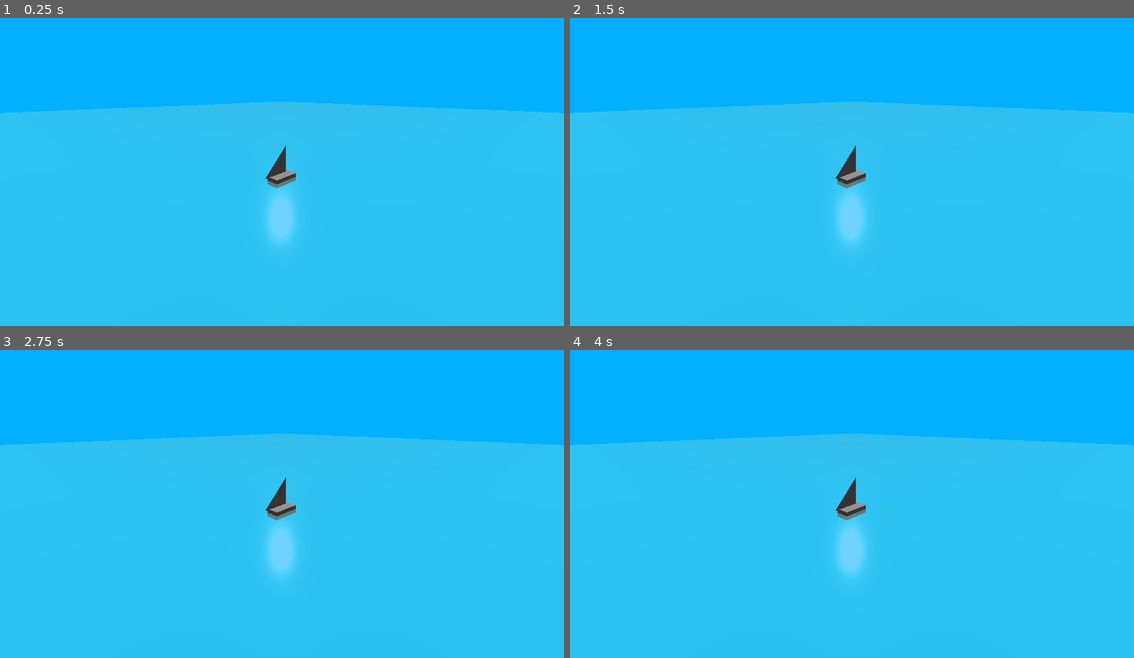
Above: before the commit, frames 1-4 (two rows, left to right).
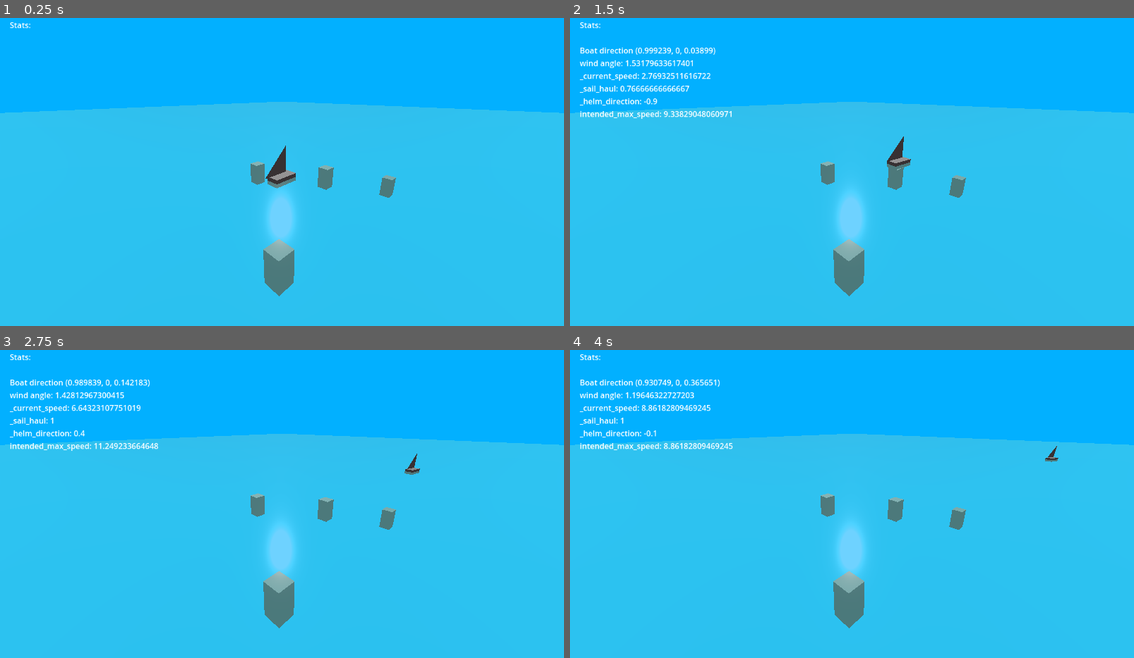
Above: after the commit, the same moments.

Repository: loiclovitana/Crapirate
Game: Godot game, scene res://src/world/map/map_1.tscn
Two runs of this game, one before a commit and one after it. Both use one fixed random seed, a clock stepped at 60 frames per second and the inputs below.
Inputs:
- Up to frame 1 (0.25 s): no input
- Up to frame 2 (1.5 s): tap Enter at 0.5 s; hold Right (p1_helm_right) 0.53-1.28 s; hold Up (p1_haul) 0.53-1.28 s; tap Down (p1_unhaul) at 0.8, 1.35 s; hold Left (p1_helm_left) from 1.28 s (still down)
- Up to frame 3 (2.75 s): tap Up (p1_haul) at 1.55 s; release Left (p1_helm_left) at 2.03 s; hold Right (p1_helm_right) from 2.03 s (still down); hold Up (p1_haul) from 2.03 s (still down); tap Down (p1_unhaul) at 2.3 s
- Up to frame 4 (4 s): release Up (p1_haul) at 2.78 s; tap Down (p1_unhaul) at 2.85, 3.8 s; tap Up (p1_haul) at 3.05 s; release Right (p1_helm_right) at 3.53 s; hold Left (p1_helm_left) from 3.53 s (still down); hold Up (p1_haul) from 3.53 s (still down)

The runs differ from the first frame. In frame 1, 1.3% of the frame differs, in the area x 1-71%, y 1-91%; in frame 2, 3.3%; in frame 3, 3.1%; in frame 4, 3.1%.
Error before the commit: Invalid access to property or key 'translation' on a base object of type 'Area3D (Boat)'. (res://src/player/boat.gd:43)

Commit message:
add stats to display

Diff:
--- a/src/player/boat.gd
+++ b/src/player/boat.gd
@@ -5,6 +5,7 @@
 const TIME_TO_HELM = 0.5
 const TIME_FOR_MAX_SPEED = 5.0
 const LIMIT_ANGLE_FULL_BACK_WIND = PI*0.9
+const TIME_TO_FULLTURN = 5.0
 
 # stats
 @export_range(1,10) var speed_stat = 5
@@ -17,6 +18,10 @@
 # state variables
 var _current_speed = 0
 
+#TODO delete
+var statsDisplayText = "Stats:"
+const UPDATE_DELTA = 1.0
+var next_display_update = UPDATE_DELTA
 
 #control_var
 var _sail_haul = 0
@@ -33,19 +38,41 @@
 
 # Called every frame. 'delta' is the elapsed time since the previous frame.
 func _process(delta):
+
+	statsDisplayText = "Stats:\n"
+	# check user control
 	_update_control(delta)
+
+	# compute speed
 	var max_possible_speed = _compute_max_possible_speed()
 	var intended_max_speed = _sail_haul*max_possible_speed
 
 	var new_speed = _compute_new_speed(delta,intended_max_speed)
 
+
+
+
 	# update position
-	self.translation += self.global_transform.basis.z * _current_speed * delta*0.5
-	self.translation += self.global_transform.basis.z * new_speed * delta*0.5
+	set_global_position(self.get_global_position()
+					+( self.global_transform.basis.x * _current_speed * delta)*0.5
+		)
+	set_global_rotation(
+		self.get_global_rotation()
+		+ Vector3(0,_helm_direction*delta/TIME_TO_FULLTURN,0)
+	)
+	set_global_position(self.get_global_position() +( self.global_transform.basis.x * new_speed * delta)*0.5 )
 
 	_current_speed=new_speed
 
-
+	# update display
+	next_display_update-= delta
+	if next_display_update<0:
+		next_display_update = UPDATE_DELTA
+		statsDisplayText += "\n\t_current_speed: "+str(_current_speed)
+		statsDisplayText += "\n\t_sail_haul: "+str(_sail_haul)
+		statsDisplayText += "\n\t_helm_direction: "+str(_helm_direction)
+		statsDisplayText += "\n\tintended_max_speed: "+str(intended_max_speed)
+		%StatsDisplay.set_text(statsDisplayText)
 
 
 # ==========================================================================================
@@ -70,9 +97,9 @@
 
 func _update_helm(delta):
 	var dir = 0;
-	if Input.is_action_pressed("p1_haul"):
+	if Input.is_action_pressed("p1_helm_left"):
 		dir=1
-	if Input.is_action_pressed("p1_unhaul"):
+	if Input.is_action_pressed("p1_helm_right"):
 		dir-=1
 	_helm_direction += dir * (delta / TIME_TO_HELM)
 	if _helm_direction>1:
@@ -84,6 +111,8 @@
 
 func _compute_max_possible_speed() -> float:
 	var boat_direction3d = self.get_global_transform().basis.x
+	statsDisplayText += "\n\tBoat direction "+str(boat_direction3d)
+
 	var boat_direction = Vector2(boat_direction3d.x,boat_direction3d.z)
 	var wind_angle = abs(boat_direction.angle_to(wind_direction))
 
@@ -91,6 +120,7 @@
 		wind_angle = LIMIT_ANGLE_FULL_BACK_WIND
 
 	var wind_power =  wind_angle*sin(wind_angle)
+	statsDisplayText+= "\n\twind angle: "+str(wind_angle)
 	return wind_power*speed_stat*wind_knot/(2*PI)
 
 func _compute_new_speed(delta,intended_max_speed):
@@ -116,3 +146,7 @@
 	var current_speed_time =  pow(2-_current_speed/intended_max_speed,3) * TIME_FOR_MAX_SPEED
 	var new_speed_time = current_speed_time+delta
 	var new_speed = intended_max_speed*(2 - pow(new_speed_time/TIME_FOR_MAX_SPEED,1.0/3.0))
+
+	if new_speed<intended_max_speed:
+		return intended_max_speed
+	return new_speed
--- a/src/player/boat.tscn
+++ b/src/player/boat.tscn
@@ -31,3 +31,35 @@
 
 [node name="CollisionShape3D" type="CollisionShape3D" parent="."]
 shape = SubResource("BoxShape3D_nefth")
+
+[node name="CanvasLayer" type="CanvasLayer" parent="."]
+
+[node name="Control" type="Control" parent="CanvasLayer"]
+layout_mode = 3
+anchors_preset = 15
+anchor_right = 1.0
+anchor_bottom = 1.0
+grow_horizontal = 2
+grow_vertical = 2
+
+[node name="MarginContainer" type="MarginContainer" parent="CanvasLayer/Control"]
+layout_mode = 1
+anchors_preset = 15
+anchor_right = 1.0
+anchor_bottom = 1.0
+grow_horizontal = 2
+grow_vertical = 2
+theme_override_constants/margin_left = 20
+theme_override_constants/margin_top = 20
+theme_override_constants/margin_right = 20
+theme_override_constants/margin_bottom = 20
+
+[node name="VBoxContainer" type="VBoxContainer" parent="CanvasLayer/Control/MarginContainer"]
+layout_mode = 2
+size_flags_horizontal = 0
+
+[node name="StatsDisplay" type="Label" parent="CanvasLayer/Control/MarginContainer/VBoxContainer"]
+unique_name_in_owner = true
+layout_mode = 2
+size_flags_horizontal = 0
+text = "Stats:"
--- a/src/world/map/map_1.tscn
+++ b/src/world/map/map_1.tscn
@@ -21,17 +21,41 @@
 ambient_light_color = Color(0.882353, 0.796078, 0.831373, 1)
 ambient_light_energy = 0.2
 
+[sub_resource type="BoxMesh" id="BoxMesh_rkai7"]
+size = Vector3(0.5, 1, 0.5)
+
 [node name="Map1" type="Node3D"]
 
 [node name="MeshInstance3D" type="MeshInstance3D" parent="."]
 transform = Transform3D(1, 0, 0, 0, 1, 0, 0, 0, 1, 0, -0.25, 0)
 mesh = SubResource("BoxMesh_2rwjc")
 
+[node name="Camera3D" type="Camera3D" parent="."]
+transform = Transform3D(0.707107, 0.241845, -0.664463, 0, 0.939692, 0.34202, 0.707107, -0.241845, 0.664463, -5, 3, 5)
+environment = SubResource("Environment_gfh1n")
+
 [node name="Boat" parent="." instance=ExtResource("1_7wmm0")]
-
-[node name="Camera3D" type="Camera3D" parent="Boat"]
-transform = Transform3D(0.707107, 0.241845, -0.664463, 0, 0.939693, 0.34202, 0.707107, -0.241845, 0.664463, -5, 3, 5)
-environment = SubResource("Environment_gfh1n")
 
 [node name="DirectionalLight3D" type="DirectionalLight3D" parent="."]
 transform = Transform3D(0.736407, -0.341931, 0.58377, -0.669611, -0.491543, 0.556782, 0.096567, -0.800917, -0.590937, 11.1936, 3.51283, -1.70156)
+
+[node name="Objects" type="Node" parent="."]
+
+[node name="MeshInstance3D2" type="MeshInstance3D" parent="Objects"]
+transform = Transform3D(1, 0, 0, 0, 1, 0, 0, 0, 1, 5.89247, -1.62904, 1.94548)
+mesh = SubResource("BoxMesh_rkai7")
+skeleton = NodePath("../MeshInstance3D")
+
+[node name="MeshInstance3D" type="MeshInstance3D" parent="Objects"]
+transform = Transform3D(1, 0, 0, 0, 1, 0, 0, 0, 1, 2.94623, -0.81452, 0)
+mesh = SubResource("BoxMesh_rkai7")
+
+[node name="MeshInstance3D3" type="MeshInstance3D" parent="Objects"]
+transform = Transform3D(1, 0, 0, 0, 1, 0, 0, 0, 1, 1.00411, -0.81452, -2.73624)
+mesh = SubResource("BoxMesh_rkai7")
+skeleton = NodePath("../..")
+
+[node name="MeshInstance3D4" type="MeshInstance3D" parent="Objects"]
+transform = Transform3D(1, 0, 0, 0, 1, 0, 0, 0, 1, -2.40876, -0.81452, 2.31236)
+mesh = SubResource("BoxMesh_rkai7")
+skeleton = NodePath("../..")
Not shown: 1 places in src/world/map/map_1.tscn that only renumber resources
